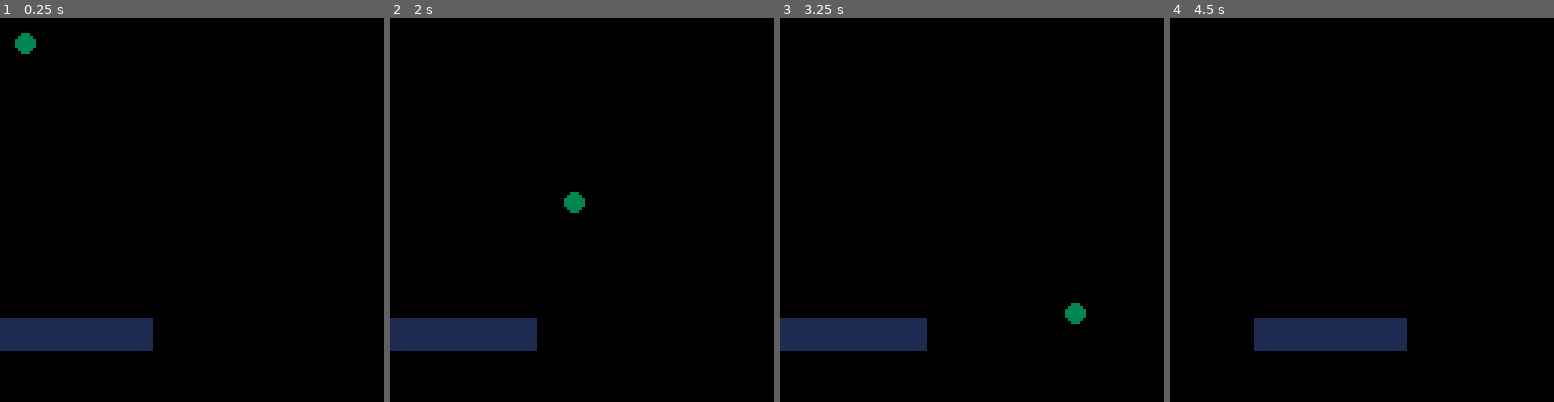
Above: before the commit, frames 1-4 (left to right).
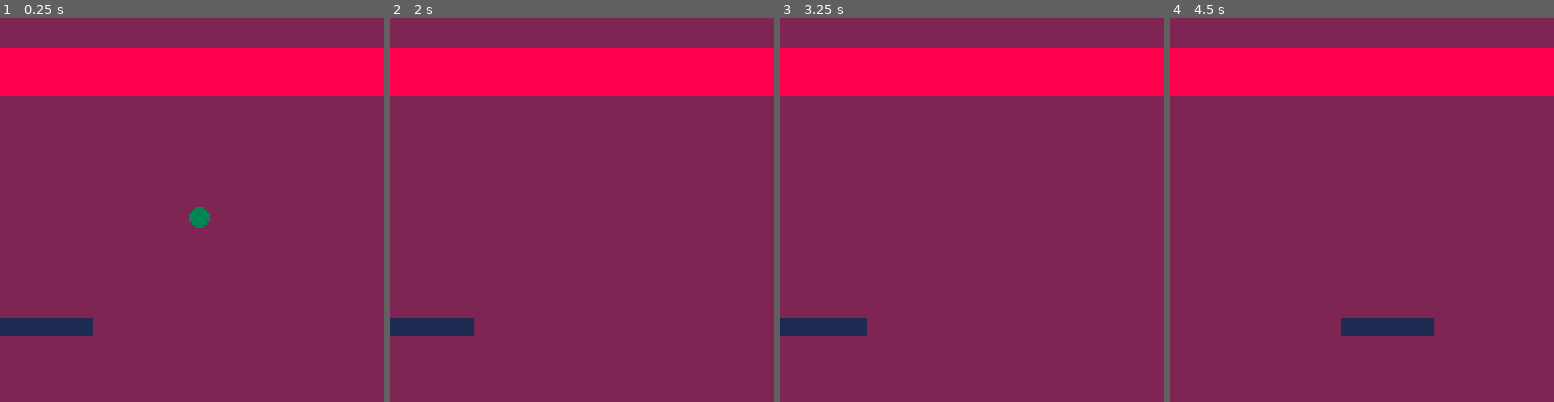
Above: after the commit, the same moments.

Repository: mmartinx/pico8
Game: PICO-8 cartridge game/game.p8
Two runs of this game, one before a commit and one after it. Both use one fixed random seed, a clock stepped at 60 frames per second and the inputs below.
Inputs:
- Up to frame 1 (0.25 s): no input
- Up to frame 2 (2 s): hold Left from 1.97 s (still down)
- Up to frame 3 (3.25 s): release Left at 2.37 s; hold Right from 2.87 s (still down)
- Up to frame 4 (4.5 s): release Right at 3.53 s; hold Right from 4.13 s (still down)

The runs differ from the first frame. In frame 1, 99% of the frame differs, in the area x 0-100%, y 0-100%; in frame 2, 99%; in frame 3, 99%; in frame 4, 99%.

Commit message:
Added bricks

Diff:
--- a/game/game.p8
+++ b/game/game.p8
@@ -1,36 +1,60 @@
 pico-8 cartridge // http://www.pico-8.com
 version 16
 __lua__
-x = 0
-y = 0
-speed = 1.5
-last = 0
-
 paddle = {
 	x = 0,
 	y = 100,
-	w = 50,
-	h = 10,
-	c = 1
+	w = 30,
+	h = 5,
+	c = 1,
+	dx = 1.5
 }
 
 ball = {
-	x = 0,
-	y = 0,
+	x = 50,
+	y = 50,
 	r = 3,
 	c = 3
 }
 
+function draw_bricks()
+	offset_y = 10
+
+	for brick in all(bricks) do
+		rectfill(brick.x * brick_w,
+			brick.y * brick_h + offset_y,
+			(brick.x + 1) * brick_w,
+			(brick.y + 1) * brick_h + offset_y,
+			8)
+
+	end
+end
 
 function _init()
 	last = time()
+
+	brick_w = 16
+brick_h = 3
+i = 0
+
+bricks = {}
+
+for x = 0, 7 do
+	for y = 0, 4 do
+		add(bricks, {
+			x = x,
+			y = y,
+			v = true
+		})
+	end
+end
 end
 
-function _update()
+function _update60()
 	last = time()
 
-	if btn(0) then paddle.x -= speed
-	elseif btn(1) then paddle.x += speed
+	if btn(0) then paddle.x -= paddle.dx
+	elseif btn(1) then paddle.x += paddle.dx
 	end
 
 	ball.x += 1;
@@ -38,16 +62,17 @@
 end
 
 function _draw()
-	cls()
+	cls(2)
  draw_paddle(paddle)
+ draw_bricks(bricks)
+ draw_ball(ball)
 end
 
-function draw_paddle(paddle)
+function draw_paddle()
 	draw_rect(paddle)
-	draw_ball(ball)
 end
 
-function draw_ball(ball)
+function draw_ball()
 	circfill(ball.x, ball.y,
 		ball.r, ball.c)
 end
